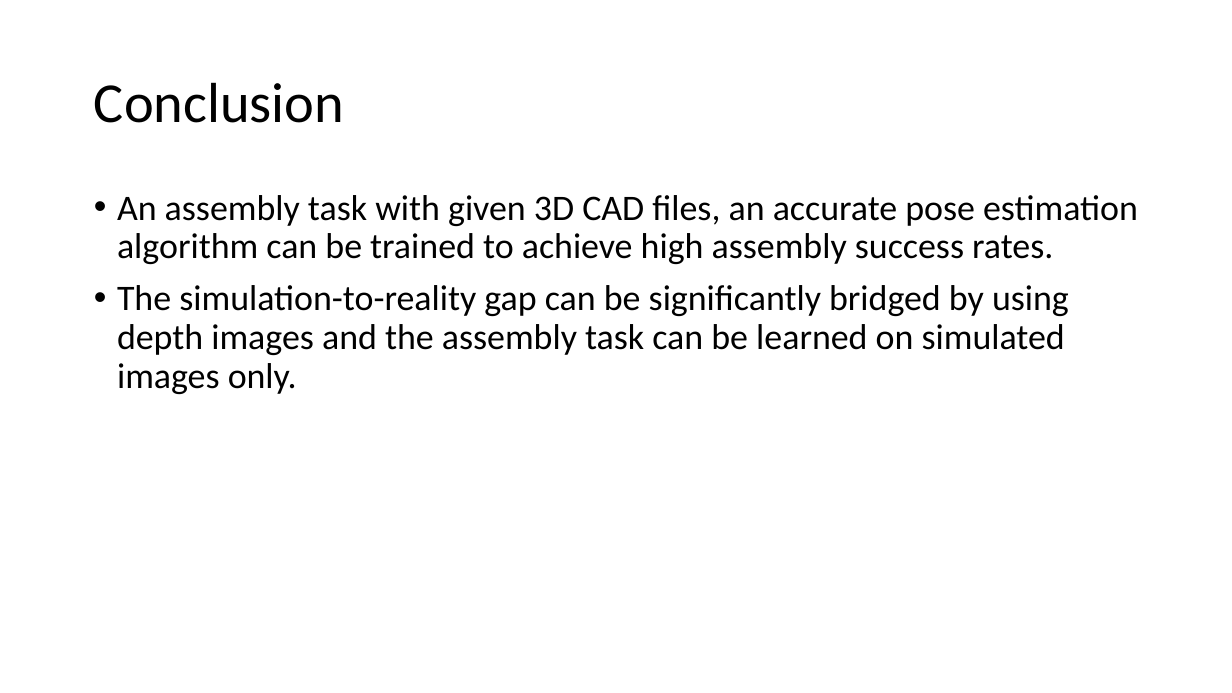
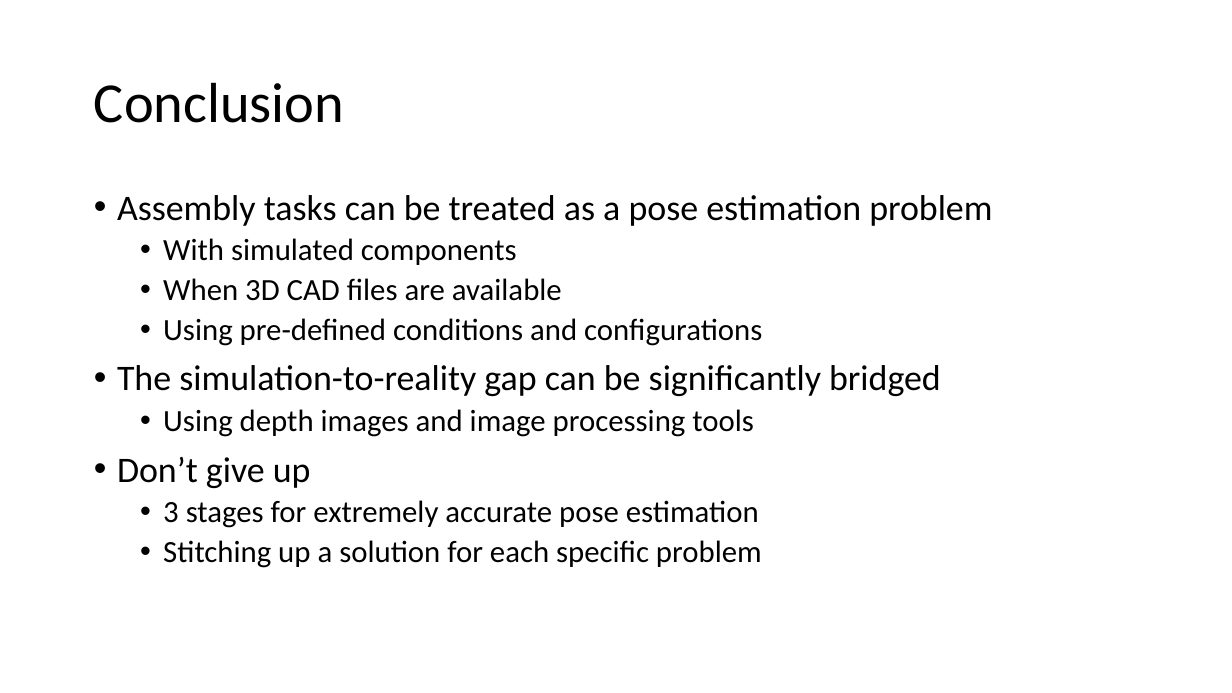
Before and after one commit to farjon/IRS_course, a slide deck: slide 9 of FinalProject/FinalProject.pptx (slide 10 before the commit). Drawn at 1232x693 pixels with LibreOffice and Linux fonts; fonts in the diff are those of the drawing. Boxes give left, top, right and bottom in pixels: in the first picture for what was removed or moved away, otherwise in the second. Text is boxed around its words. In the diff, an @@ line names an element or a change of style, - is before the commit and + after.

```diff
--- a/FinalProject/FinalProject.pptx
+++ b/FinalProject/FinalProject.pptx
@@ text at (x1=117, y1=195, x2=992, y2=568): text changed; size 28 to 24 pt @@
-• An assembly task with given 3D CAD files, an accurate pose estimation algorithm can be trained to achieve high assembly success rates.
-• The simulation-to-reality gap can be significantly bridged by using depth images and the assembly task can be learned on simulated images only.
+• Assembly tasks can be treated as a pose estimation problem
+  • With simulated components
+  • When 3D CAD files are available
+  • Using pre-defined conditions and configurations
+• The simulation-to-reality gap can be significantly bridged
+  • Using depth images and image processing tools
+• Don’t give up
+  • 3 stages for extremely accurate pose estimation
+  • Stitching up a solution for each specific problem
```
Also in this commit, not shown: 2 other slides changed, 1 slide added, 2 slides removed, 1 other file.
